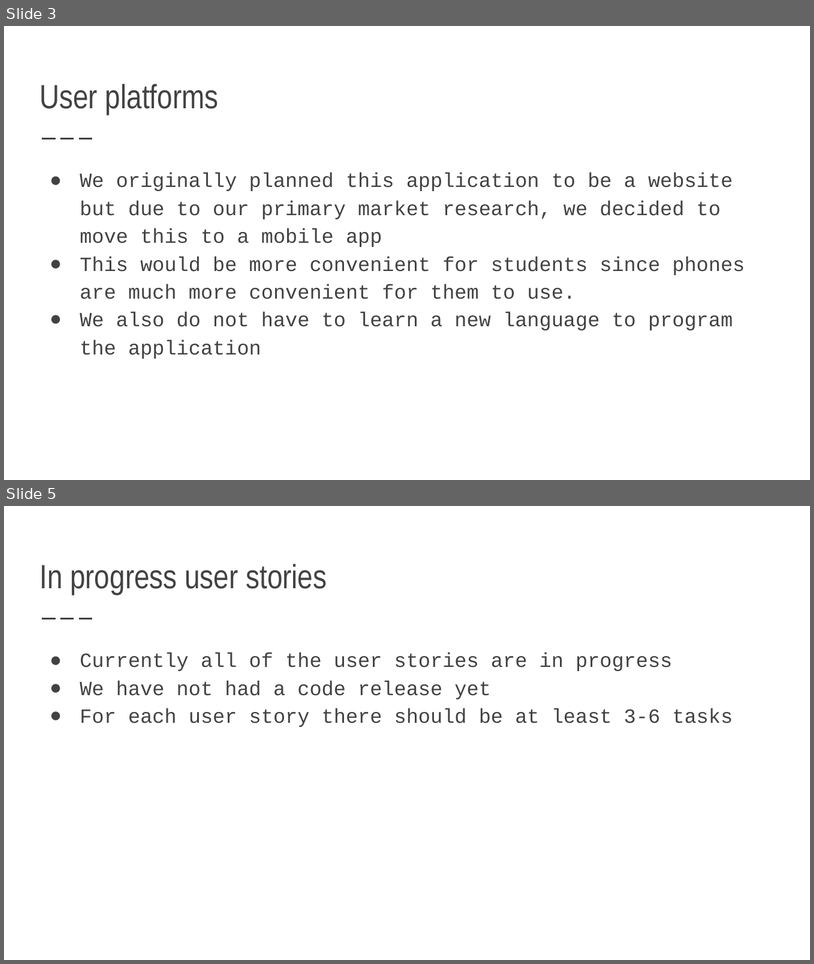
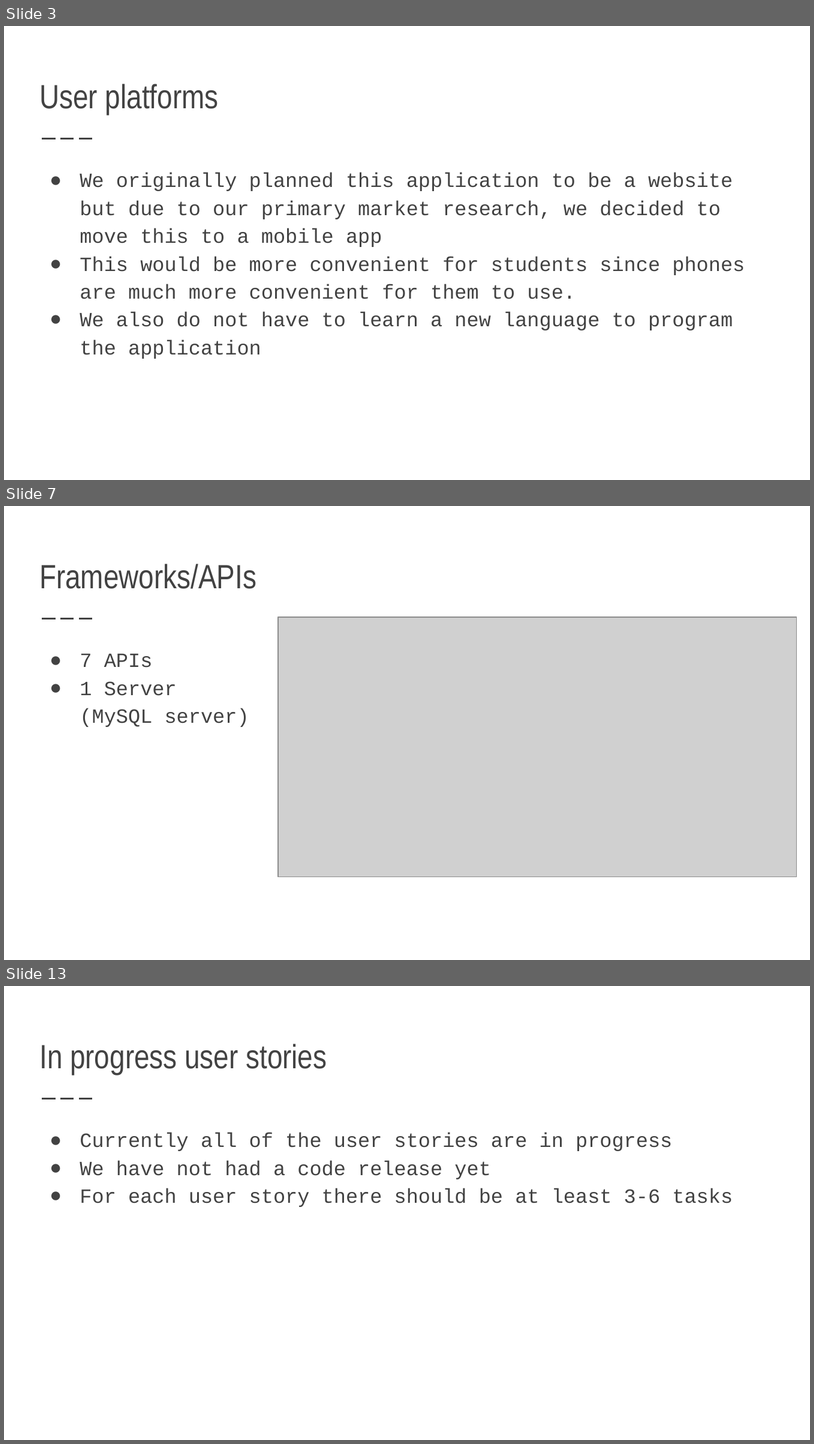
Before and after one commit to 491Project/491Project, a slide deck: Presentation Slides/Sprint 1 Presentation.pptx. Shown one above the other, each under a label of ours: slides 3 and 5 before the commit, slides 3, 7 and 13 after it; the slides between them are not shown. The pictures are 814x964 and 814x1444 pixels, drawn with LibreOffice and Linux fonts; fonts in the diff are those of the drawing; grey boxes stand for pictures. Boxes give left, top, right and bottom in pixels: in the first picture for what was removed or moved away, otherwise in the second. Text is boxed around its words. In the diff, an @@ line names an element or a change of style, - is before the commit and + after.

```diff
--- a/Presentation Slides/Sprint 1 Presentation.pptx
+++ b/Presentation Slides/Sprint 1 Presentation.pptx
@@ slide 7 added at bbox=[4, 506, 810, 960], background #FFFFFF; not listed: 1 template element that a slide beside it also shows @@
@@ title added at bbox=[39, 564, 257, 589], 30 pt, text #424242 @@
+Frameworks/APIs
@@ picture added at bbox=[278, 617, 797, 877] @@
@@ text added at bbox=[80, 654, 249, 727], 18 pt, text #424242 @@
+● 7 APIs
+● 1 Server (MySQL server)
@@ what was slide 5 is now slide 13 @@
```
Also in this commit, not shown: 3 slides changed, 8 other slides added, 1 slide removed, 1 other file.
